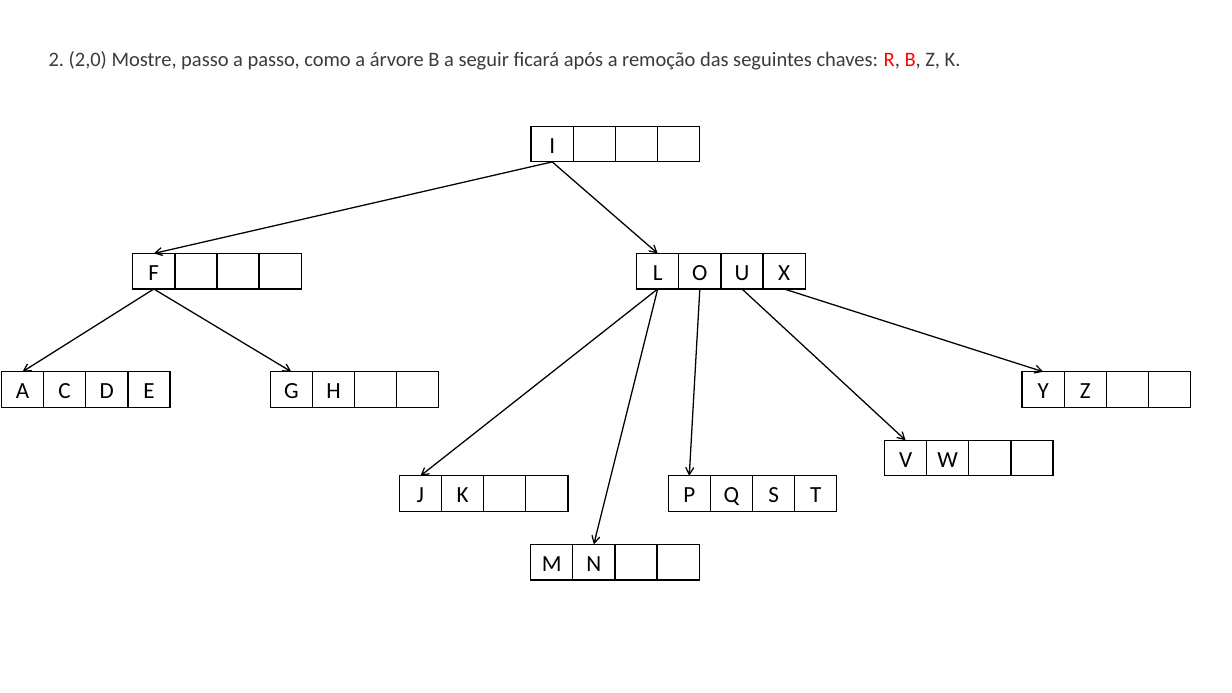
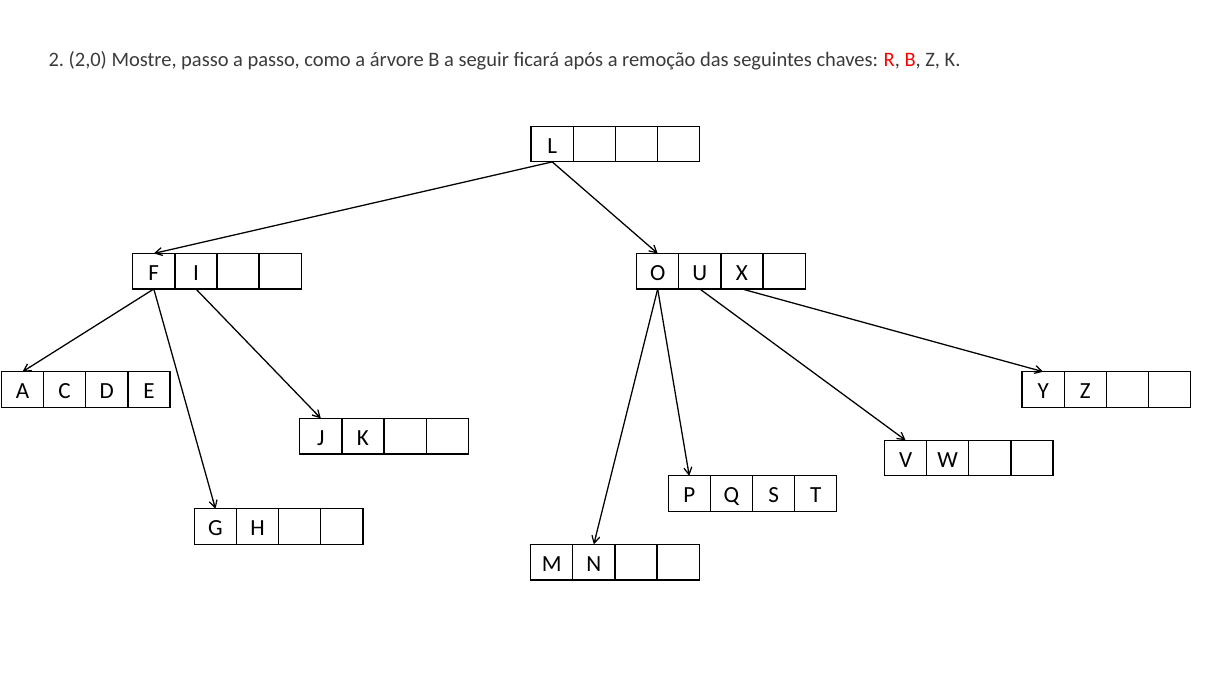
Before and after one commit to machadosbruno/Estrutura-de-Dados-II, a slide deck: slide 6 of 10-06-2025/ExerciciosProva.pptx. Drawn at 1232x693 pixels with LibreOffice and Linux fonts; fonts in the diff are those of the drawing. Boxes give left, top, right and bottom in pixels: in the first picture for what was removed or moved away, otherwise in the second. Text is boxed around its words. In the diff, an @@ line names an element or a change of style, - is before the commit and + after.

```diff
--- a/10-06-2025/ExerciciosProva.pptx
+++ b/10-06-2025/ExerciciosProva.pptx
@@ text in rectangle at <box>547,138,557,153</box>: text changed @@
-I
+L
@@ text in rectangle at <box>193,265,199,280</box>: text added @@
+I
@@ rectangle removed at <box>637,253,679,288</box> @@
-L
@@ 3 rectangles: place and size @@
-3 rectangles at <box>679,253,806,288</box>
+3 rectangles at <box>637,253,763,288</box>
@@ rectangle added at <box>763,253,806,288</box>, outline #000000 1 pt @@
@@ arrow moved from (153, 289) - (291, 372) to (153, 289) - (215, 509) @@
@@ arrow moved from (658, 289) - (421, 476) to (196, 289) - (321, 419) @@
@@ arrow moved from (700, 289) - (689, 476) to (658, 289) - (689, 476) @@
@@ arrow moved from (742, 289) - (906, 441) to (700, 289) - (906, 441) @@
@@ arrow moved from (785, 289) - (1043, 372) to (742, 289) - (1043, 372) @@
@@ 4 rectangles: place and size @@
-4 rectangles at <box>399,476,568,511</box>
+4 rectangles at <box>299,419,469,454</box>
@@ 4 rectangles: place and size @@
-4 rectangles at <box>270,372,439,407</box>
+4 rectangles at <box>194,509,363,544</box>
```
Also in this commit, not shown: 3 other slides changed, 1 slide added, 1 other file.
